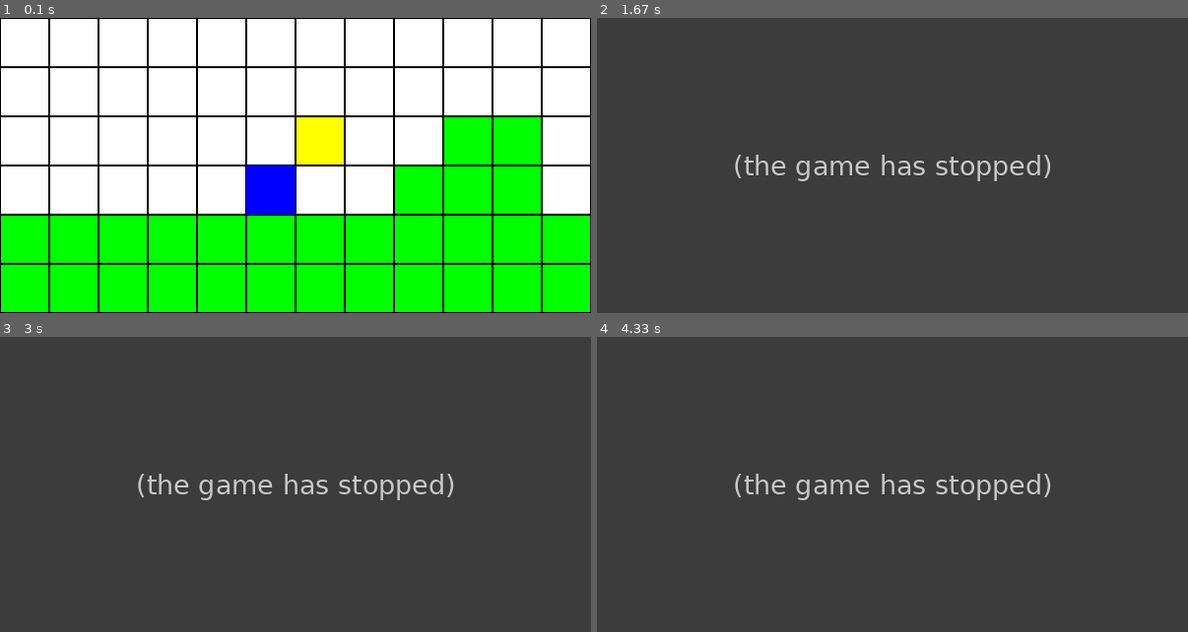
Above: before the commit, frames 1-4 (two rows, left to right).
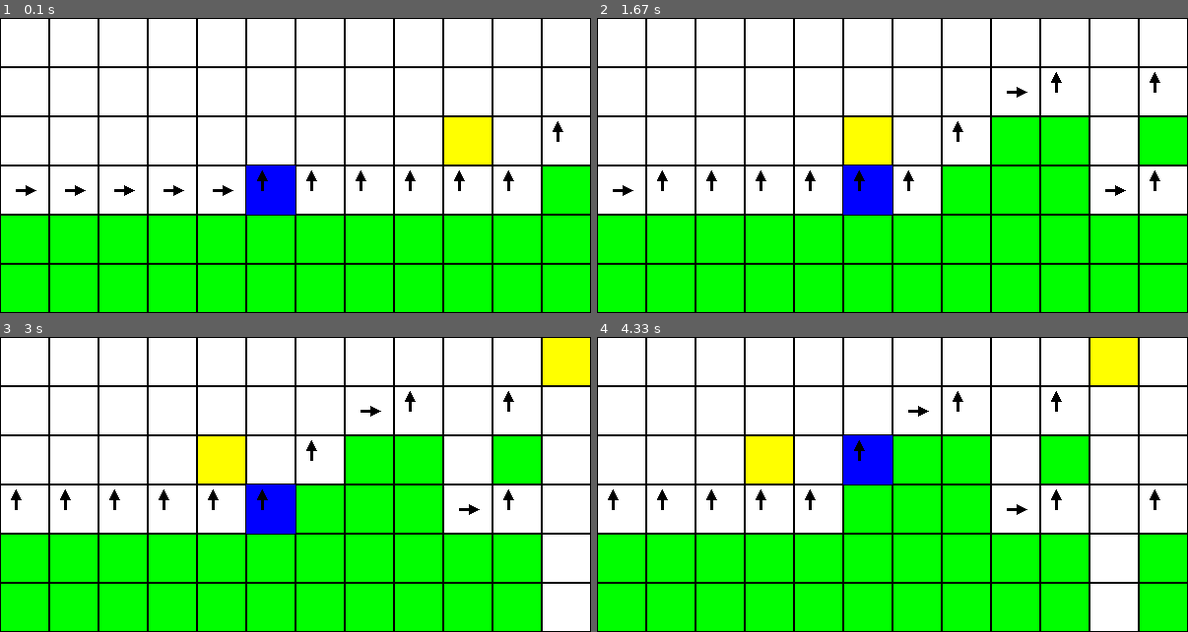
Above: after the commit, the same moments.

Repository: H4znow/marioBrossGame
Game: pygame game, started from main.py
Same seed, same stepped clock (60 frames per second), same inputs: the game is played once before the commit and once after it.
Inputs:
- Up to frame 1 (0.1 s): no input
- Up to frame 2 (1.67 s): hold Right 0.33-0.8 s; hold Up 0.83-1.13 s; hold Right 1.17-1.63 s
- Up to frame 3 (3 s): hold Up 1.67-2.25 s
- Up to frame 4 (4.33 s): hold Up 3.52-4.05 s

The runs differ from the first frame. In frame 1, 9.4% of the frame differs, in the area x 2-100%, y 33-67%; in frame 2, 100%, in the area x 0-100%, y 0-100%; in frame 3, 100%; in frame 4, 100%.
Before the commit the program exited at 1.62 s; later frames show no game.

Commit message:
:sparkles: Add live display of the qtable

Diff:
--- a/game.py
+++ b/game.py
@@ -4,11 +4,11 @@
 
 # ======================= Game part =======================
 class Game:
-    def __init__(self, start_pos, grid, print_game) -> None:
-        self.start_pos = start_pos
+    def __init__(self, start_pos, grid, print_game, qtable=False) -> None:
+        self.start_pos = copy.deepcopy(start_pos)
         self.player_pos = copy.deepcopy(start_pos)
         self.original_grid = copy.deepcopy(grid)
-        self.grid = grid
+        self.grid = copy.deepcopy(grid)
         self.print_game = print_game
         self.nb_diff = 0
         self.score = 0
@@ -17,7 +17,7 @@
         self.running = True
 
         if (self.print_game):
-            self.pygame_print = PygamePrint(self)
+            self.pygame_print = PygamePrint(self, qtable)
             self.pygame_print.draw_grid()
 
     def move_player(self, dx, dy) -> None:
@@ -88,9 +88,9 @@
         self.score = 0
         self.running = True
         self.grid = copy.deepcopy(self.original_grid)
-        self.pygame_print.__init__(self)
 
         if (self.print_game):
+            self.pygame_print.__init__(self, self.pygame_print.qtable)
             self.pygame_print.draw_grid()
 
     def step(self, action) -> tuple:
@@ -99,7 +99,7 @@
         elif action == 1:
             self.new_event("JUMP")
 
-        return self.score, not self.running
+        return self.get_reward(), not self.running
 
     def get_random_action(self) -> int:
         # Choose randomly between RIGHT and JUMP
@@ -124,6 +124,6 @@
     # Reward system for win, loss, or intermediate steps
     def get_reward(self):
         if not self.running:
-            return self.score  # The score is already set on victory/loss
+            return self.score + (self.player_pos[1] - self.start_pos[1]) / 100  # There's also a reward for getting around  # The score is already set on victory/loss
 
         return 0
--- a/main.py
+++ b/main.py
@@ -20,6 +20,12 @@
 player_pos = [3, 5]
 
 # print_game always true for HumanPlayer
-game = Game(player_pos, grid, True)
+# game = Game(player_pos, grid, True, False)
+# player = MCTSPlayer(game)
 
-player = MCTSPlayer(game)
+game = Game(player_pos, grid, True, True)
+player = HumanPlayer(game)
+
+# game = Game(player_pos, grid, False, False)
+# player = QLearningPlayer(game)
+# player.train(1000)
--- a/mcts_player.py
+++ b/mcts_player.py
@@ -98,7 +98,7 @@
             random_move = random.choice(possible_moves)
             game.new_event(random_move)
 
-        return game.get_reward() + (game.player_pos[1] - game.start_pos[1]) / 100  # There's also a reward for getting around
+        return game.get_reward()
 
     def serialize(self, game):
         # Serialize the game state as a string (player position + grid)
--- a/pygame_print.py
+++ b/pygame_print.py
@@ -1,9 +1,10 @@
 import pygame
 import time
+import numpy as np
 
 # ======================= Print game part =======================
 class PygamePrint():
-    def __init__(self, game) -> None:
+    def __init__(self, game, qtable=False) -> None:
         self.game = game
         self.WIDTH, self.HEIGHT = 600, 300
         self.CELL_SIZE = 50
@@ -14,15 +15,28 @@
         self.FILLED_PIECE_COLOR = (255, 255, 0)
         self.FILLED_PLAYER_COLOR = (0, 0, 255)
         self.WAIT_TIME = 0.03
+        self.qtable = qtable
 
         pygame.init()
         self.window = pygame.display.set_mode((self.WIDTH, self.HEIGHT))
         pygame.display.set_caption("Mario Bros")
 
+    def draw_arrow(self, direction, x, y):
+        center = (x + self.CELL_SIZE // 3, y + self.CELL_SIZE // 2)
+
+        if direction[0] < direction[1]:
+            pygame.draw.line(self.window, self.BLACK, center, (center[0], center[1] - 15), 3)
+            pygame.draw.polygon(self.window, self.BLACK, [(center[0], center[1] - 20), (center[0] - 5, center[1] - 10), (center[0] + 5, center[1] - 10)])
+        else:
+            pygame.draw.line(self.window, self.BLACK, center, (center[0] + 15, center[1]), 3)
+            pygame.draw.polygon(self.window, self.BLACK, [(center[0] + 20, center[1]), (center[0] + 10, center[1] - 5), (center[0] + 10, center[1] + 5)])
 
     # Function for drawing the grid and the player
     def draw_grid(self) -> None:
         self.window.fill(self.WHITE)  # Fill the background with white
+
+        if self.qtable:
+            qtable = np.load("q_table.npy")
 
         for row in range(self.game.ROWS):
             for col in range(self.game.COLS):
@@ -44,10 +58,16 @@
                 # Draw the outline of each cell
                 pygame.draw.rect(self.window, self.BLACK, (x, y, self.CELL_SIZE, self.CELL_SIZE), 1)
 
+                if self.qtable and row + 1 < self.game.ROWS and self.game.grid[row + 1][col] == 1 and self.game.grid[row][col] in {0, 5, 333}:
+                    self.draw_arrow(qtable[col], x, y)
+
         # Draw the player
         player_x = self.game.start_pos[1] * self.CELL_SIZE
         player_y = self.game.player_pos[0] * self.CELL_SIZE
         pygame.draw.rect(self.window, self.FILLED_PLAYER_COLOR, (player_x, player_y, self.CELL_SIZE, self.CELL_SIZE))
+
+        if self.qtable and self.game.grid[self.game.player_pos[0] - 1][self.game.player_pos[1]] in {0, 5, 333}:
+            self.draw_arrow(qtable[self.game.player_pos[1]], player_x, player_y)
 
         pygame.display.update()  # Update the display
         time.sleep(self.WAIT_TIME)
--- a/q_learning_player.py
+++ b/q_learning_player.py
@@ -3,16 +3,20 @@
 from game import Game
 
 class QLearningPlayer:
-    def __init__(self, game: Game, learning_rate=0.1, discount_factor=0.99, exploration_rate=1.0, exploration_decay=1/500):
+    def __init__(self, game: Game, learning_rate=0.1, discount_factor=0.99, exploration_rate=1.0, load_qtable=False):
         self.game = game
         self.learning_rate = learning_rate
         self.discount_factor = discount_factor
         self.exploration_rate = exploration_rate
-        self.exploration_decay = exploration_decay
+        self.exploration_decay = 0.001
         self.nb_actions = 2
         self.nb_states = self.game.COLS
         self.penalty = -0.1
         self.q_table = np.zeros((self.nb_states,self.nb_actions))
+
+        if load_qtable:
+            self.q_table = np.load("q_table.npy")
+
         self.state = self.get_state()
 
     def get_state(self):
@@ -48,6 +52,8 @@
 
 
     def train(self, episodes):
+        self.exploration_decay = 1 / episodes
+
         for episode in range(episodes):
             self.game.reset()
             self.exploration_rate = (episodes - episode) * self.exploration_decay
@@ -56,7 +62,7 @@
             done = False
             while not done:
                 done = self.play_step()
-        self.save_q_table("q_table.npy")
+            self.save_q_table("q_table.npy")
         print(self.q_table)
 
     def save_q_table(self, filename):
Binary file changed: q_table.npy
